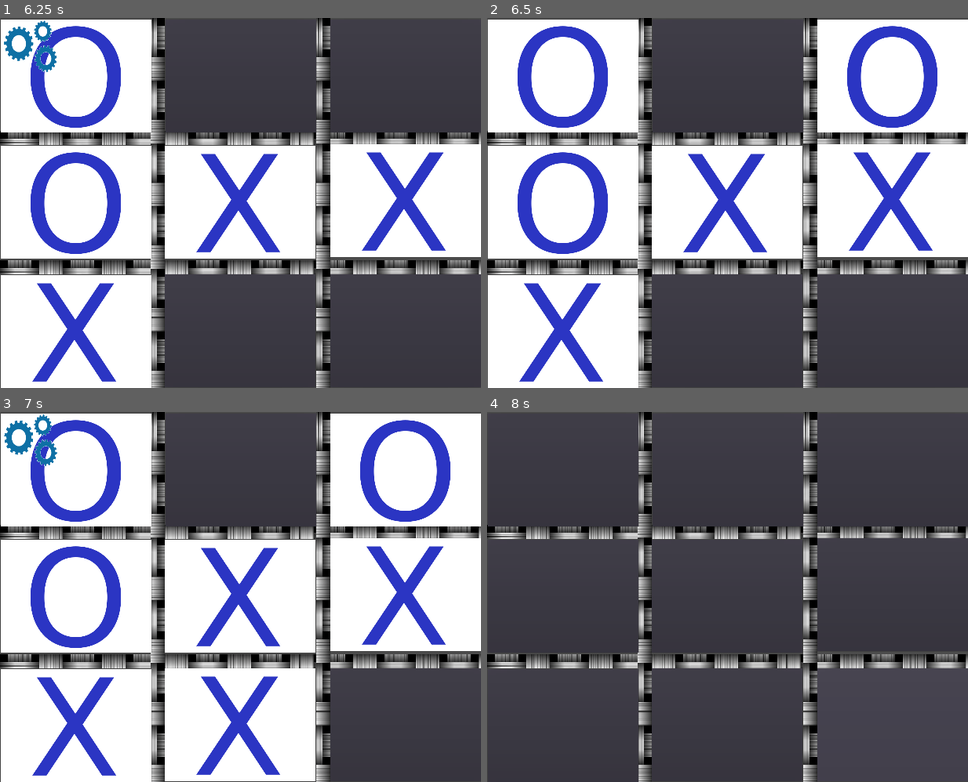
Above: before the commit, frames 1-4 (two rows, left to right).
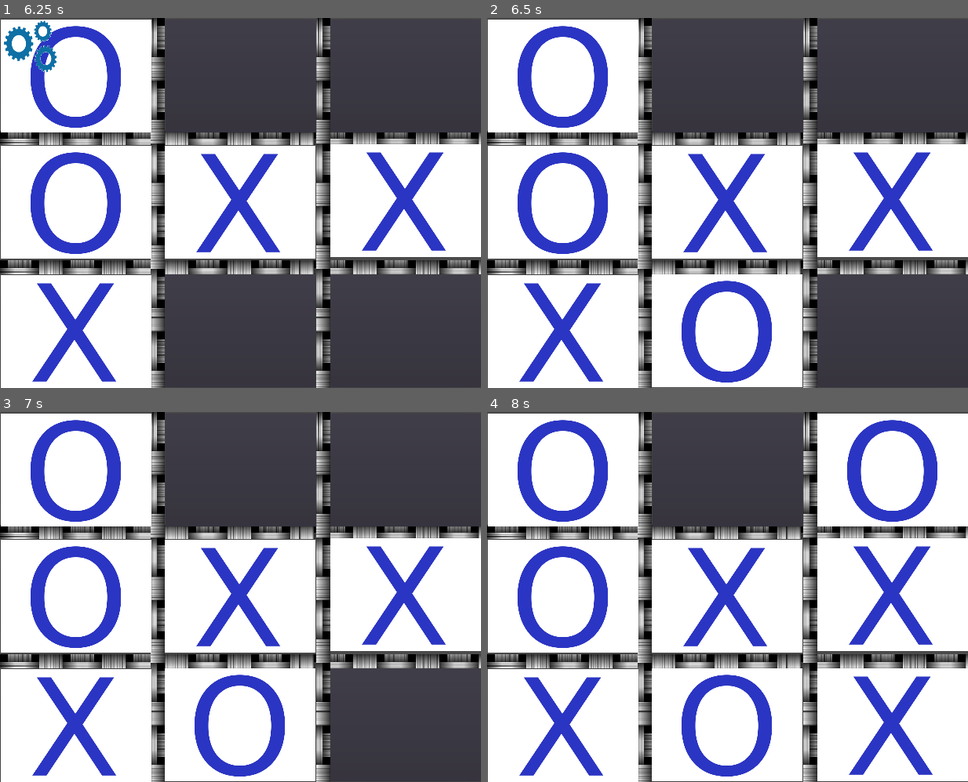
Above: after the commit, the same moments.

Repository: richardeigenmann/Godot-TicTacToe
Game: Godot game, scene res://Board.tscn
Same seed, same stepped clock (60 frames per second), same inputs: the game is played once before the commit and once after it.
Inputs (mouse positions are in pixels of both pictures, inside the frame that each line leads up to):
- Up to frame 1 (6.25 s): click (76, 77) at 0.5 s; click (240, 77) at 1.25 s; click (404, 77) at 2 s; click (76, 203) at 2.75 s; click "New Game" at 3.5 s; click (240, 203) at 4.25 s; click (404, 199) at 5 s; click (76, 332) at 5.75 s
- Up to frame 2 (6.5 s): no input
- Up to frame 3 (7 s): click (240, 726) at 6.5 s
- Up to frame 4 (8 s): click (833, 726) at 7.25 s, where only the run before the commit has a clickable "New Game"

Frame 1 is identical in both runs. In frame 2, 19% of the frame differs, in the area x 34-100%, y 0-100%; in frame 3, 13%; in frame 4, 76%, in the area x 0-100%, y 0-100%.
Error before the commit: Invalid get index '9' (on base: 'Array'). (res://Board.gd:167)

Commit message:
Finish game logic by adding Fork logic

Diff:
--- a/Board.gd
+++ b/Board.gd
@@ -54,10 +54,11 @@
 	if ! computerCanWin():
 		if ! computerMustBlock():
 			if ! computerCreatesFork():
-				if ! compterTakesCenter():
-					if ! computerTakesOppositeCorner():
-						if ! computerTakesEmptyCorner():
-							computerTakesEmptySide()
+				if ! computerMustBlockOpponentsFork():
+					if ! computerTakesCenter():
+						if ! computerTakesOppositeCorner():
+							if ! computerTakesEmptyCorner():
+								computerTakesEmptySide()
 
 	if isWinner(computerState):
 		$WinnerLabel.text = "Computer\nwins!"
@@ -87,157 +88,359 @@
 func computerCanWin():
 	for row in range(3):
 		if computerCanWinRow( row ):
+			print ("Rule 1: Win")
 			return true
 	for col in range(3):
 		if computerCanWinCol( col ):
+			print ("Rule 1: Win")
 			return true
 	return computerCanWinDiagonals()
 
 func computerCanWinRow( row ):
-	if (tiles[row*3].state == computerState) && (tiles[row*3+1].state == computerState) && (tiles[row*3+2].state == EMPTY):
+	if tiles[row*3].state == computerState && tiles[row*3+1].state == computerState && tiles[row*3+2].state == EMPTY:
 		tiles[row*3+2].setState(computerState)
 		return true
-	elif (tiles[row*3].state == computerState) && (tiles[row*3+1].state == EMPTY) && (tiles[row*3+2].state == computerState):
+	elif tiles[row*3].state == computerState && tiles[row*3+1].state == EMPTY && tiles[row*3+2].state == computerState:
 		tiles[row*3+1].setState(computerState)
 		return true
-	elif (tiles[row*3].state == EMPTY) && (tiles[row*3+1].state == computerState) && (tiles[row*3+2].state == computerState):
+	elif tiles[row*3].state == EMPTY && tiles[row*3+1].state == computerState && tiles[row*3+2].state == computerState:
 		tiles[row*3].setState(computerState)
 		return true
 	return false
 
 func computerCanWinCol( col ):
-	if (tiles[col].state == computerState) && (tiles[col+3].state == computerState) && (tiles[col+6].state == EMPTY):
+	if tiles[col].state == computerState && tiles[col+3].state == computerState && tiles[col+6].state == EMPTY:
 		tiles[col+6].setState(computerState)
 		return true
-	elif (tiles[col].state == computerState) && (tiles[col+3].state == EMPTY) && (tiles[col+6].state == computerState):
+	elif tiles[col].state == computerState && tiles[col+3].state == EMPTY && tiles[col+6].state == computerState:
 		tiles[col+3].setState(computerState)
 		return true
-	elif (tiles[col].state == EMPTY) && (tiles[col+3].state == computerState) && (tiles[col+6].state == computerState):
+	elif tiles[col].state == EMPTY && tiles[col+3].state == computerState && tiles[col+6].state == computerState:
 		tiles[col].setState(computerState)
 		return true
 
 func computerCanWinDiagonals():
-	if (tiles[0].state == computerState) && (tiles[4].state == computerState) && (tiles[8].state == EMPTY):
+	if tiles[0].state == computerState && tiles[4].state == computerState && tiles[8].state == EMPTY:
 		tiles[8].setState(computerState)
-		return true
-	elif (tiles[0].state == computerState) && (tiles[4].state == EMPTY) && (tiles[8].state == computerState):
+		print ("Rule 1: Win")
+		return true
+	elif tiles[0].state == computerState && tiles[4].state == EMPTY && tiles[8].state == computerState:
 		tiles[4].setState(computerState)
-		return true
-	elif (tiles[0].state == EMPTY) && (tiles[4].state == computerState) && (tiles[8].state == computerState):
+		print ("Rule 1: Win")
+		return true
+	elif tiles[0].state == EMPTY && tiles[4].state == computerState && tiles[8].state == computerState:
 		tiles[0].setState(computerState)
-		return true
-	if (tiles[2].state == computerState) && (tiles[4].state == computerState) && (tiles[6].state == EMPTY):
+		print ("Rule 1: Win")
+		return true
+	if tiles[2].state == computerState && tiles[4].state == computerState && tiles[6].state == EMPTY:
 		tiles[6].setState(computerState)
-		return true
-	elif (tiles[2].state == computerState) && (tiles[4].state == EMPTY) && (tiles[6].state == computerState):
+		print ("Rule 1: Win")
+		return true
+	elif tiles[2].state == computerState && tiles[4].state == EMPTY && tiles[6].state == computerState:
 		tiles[4].setState(computerState)
-		return true
-	elif (tiles[2].state == EMPTY) && (tiles[4].state == computerState) && (tiles[6].state == computerState):
+		print ("Rule 1: Win")
+		return true
+	elif tiles[2].state == EMPTY && tiles[4].state == computerState && tiles[6].state == computerState:
 		tiles[2].setState(computerState)
+		print ("Rule 1: Win")
 		return true
 
 func computerMustBlock():
 	for row in range(3):
 		if computerMustBlockRow( row ):
+			print ("Rule 2: Block opponent")
 			return true
 	for col in range(3):
 		if computerMustBlockCol( col ):
+			print ("Rule 2: Block opponent")
 			return true
 	return computerMustBlockDiagonals()
 
 func computerMustBlockRow( row ):
-	if (tiles[row*3].state == playerState) && (tiles[row*3+1].state == playerState) && (tiles[row*3+2].state == EMPTY):
+	if tiles[row*3].state == playerState && tiles[row*3+1].state == playerState && tiles[row*3+2].state == EMPTY:
 		tiles[row*3+2].setState(computerState)
 		return true
-	elif (tiles[row*3].state == playerState) && (tiles[row*3+1].state == EMPTY) && (tiles[row*3+2].state == playerState):
+	elif tiles[row*3].state == playerState && tiles[row*3+1].state == EMPTY && tiles[row*3+2].state == playerState:
 		tiles[row*3+1].setState(computerState)
 		return true
-	elif (tiles[row*3].state == EMPTY) && (tiles[row*3+1].state == playerState) && (tiles[row*3+2].state == playerState):
+	elif tiles[row*3].state == EMPTY && tiles[row*3+1].state == playerState && tiles[row*3+2].state == playerState:
 		tiles[row*3].setState(computerState)
 		return true
 	return false
 
 func computerMustBlockCol( col ):
-	if (tiles[col].state == playerState) && (tiles[col+3].state == playerState) && (tiles[col+6].state == EMPTY):
+	if tiles[col].state == playerState && tiles[col+3].state == playerState && tiles[col+6].state == EMPTY:
 		tiles[col+6].setState(computerState)
 		return true
-	elif (tiles[col].state == playerState) && (tiles[col+3].state == EMPTY) && (tiles[col+6].state == playerState):
+	elif tiles[col].state == playerState && tiles[col+3].state == EMPTY && tiles[col+6].state == playerState:
 		tiles[col+3].setState(computerState)
 		return true
-	elif (tiles[col].state == EMPTY) && (tiles[col+3].state == playerState) && (tiles[col+8].state == playerState):
+	elif tiles[col].state == EMPTY && tiles[col+3].state == playerState && tiles[col+6].state == playerState:
 		tiles[col].setState(computerState)
 		return true
 
 func computerMustBlockDiagonals():
-	if (tiles[0].state == playerState) && (tiles[4].state == playerState) && (tiles[8].state == EMPTY):
+	if tiles[0].state == playerState && tiles[4].state == playerState && tiles[8].state == EMPTY:
 		tiles[8].setState(computerState)
-		return true
-	elif (tiles[0].state == playerState) && (tiles[4].state == EMPTY) && (tiles[8].state == playerState):
+		print ("Rule 2: Block opponent")
+		return true
+	elif tiles[0].state == playerState && tiles[4].state == EMPTY && tiles[8].state == playerState:
 		tiles[4].setState(computerState)
-		return true
-	elif (tiles[0].state == EMPTY) && (tiles[4].state == playerState) && (tiles[8].state == playerState):
+		print ("Rule 2: Block opponent")
+		return true
+	elif tiles[0].state == EMPTY && tiles[4].state == playerState && tiles[8].state == playerState:
 		tiles[0].setState(computerState)
-		return true
-	if (tiles[2].state == playerState) && (tiles[4].state == playerState) && (tiles[6].state == EMPTY):
+		print ("Rule 2: Block opponent")
+		return true
+	if tiles[2].state == playerState && tiles[4].state == playerState && tiles[6].state == EMPTY:
 		tiles[6].setState(computerState)
-		return true
-	elif (tiles[2].state == playerState) && (tiles[4].state == EMPTY) && (tiles[6].state == playerState):
+		print ("Rule 2: Block opponent")
+		return true
+	elif tiles[2].state == playerState && tiles[4].state == EMPTY && tiles[6].state == playerState:
 		tiles[4].setState(computerState)
-		return true
-	elif (tiles[2].state == EMPTY) && (tiles[4].state == playerState) && (tiles[6].state == computerState):
+		print ("Rule 2: Block opponent")
+		return true
+	elif tiles[2].state == EMPTY && tiles[4].state == playerState && tiles[6].state == computerState:
 		tiles[2].setState(computerState)
+		print ("Rule 2: Block opponent")
 		return true
 
 func computerCreatesFork():
-	print ("Function computerCreatesFork needs implementation!");
-	return false
-
-func compterTakesCenter():
+	if takeFork(computerState, computerState):
+		print ("Rule 3: Fork")
+		return true
+	return false
+
+func computerMustBlockOpponentsFork():
+	if takeFork(playerState, computerState):
+		print ("Rule 4: Block Fork")
+		return true
+	return false
+
+# A Fork is defined as "If there are two intersecting rows, columns, or diagonals
+# with one of my pieces and two blanks, and the intersecting space is empty,
+# then move to the insersecting space thus creating two ways to wind on my next turn
+# from http://onlinelibrary.wiley.com/doi/10.1207/s15516709cog1704_3/epdf
+func takeFork(forkPlayer, takePlayer):
+	for row in range(3):
+		for col in range(3):
+			if takeForkRowCol(forkPlayer, takePlayer, row, col):
+				return true
+		if takeForkLeftDiagonalRow(forkPlayer, takePlayer, row):
+			return true
+		if takeForkRightDiagonalRow(forkPlayer, takePlayer, row):
+			return true
+		if takeForkLeftDiagonalColumn(forkPlayer, takePlayer, row):
+			return true
+		if takeForkRightDiagonalColumn(forkPlayer, takePlayer, row):
+			return true
+	return false
+
+func takeForkRowCol(forkPlayer, takePlayer, row, col):
+	var intersection = row*3 + col
+	var h1
+	var h2
+	var v1
+	var v2
+
+	if col == 0:
+		h1 = row * 3 + 1
+		h2 = row * 3 + 2
+	elif col == 1:
+		h1 = row * 3 + 0
+		h2 = row * 3 + 2
+	else:
+		h1 = row * 3 + 0
+		h2 = row * 3 + 1
+
+	if row == 0:
+		v1 = (row + 1) * 3 + col
+		v2 = (row + 2) * 3 + col
+	elif row == 1:
+		v1 = (row - 1) * 3 + col
+		v2 = (row + 1) * 3 + col
+	else:
+		v1 = (row -2) * 3 + col
+		v2 = (row -1) * 3 + col
+
+	return takeForkIfPossible(forkPlayer, takePlayer, intersection, h1, h2, v1, v2)
+
+
+func takeForkLeftDiagonalRow(forkPlayer, takePlayer, row):
+	var intersection = row * 3 + row
+	var h1
+	var h2
+	var v1
+	var v2
+
+	if row == 0:
+		h1 = 1
+		h2 = 2
+		v1 = 4
+		v2 = 8
+	elif row == 1:
+		h1 = 3
+		h2 = 5
+		v1 = 0
+		v2 = 8
+	else:
+		h1 = 6
+		h2 = 7
+		v1 = 0
+		v2 = 4
+
+	return takeForkIfPossible(forkPlayer, takePlayer, intersection, h1, h2, v1, v2)
+
+func takeForkRightDiagonalRow(forkPlayer, takePlayer, row):
+	var intersection = row * 3 + (3 - row)
+	var h1
+	var h2
+	var v1
+	var v2
+
+	if row == 0:
+		h1 = 0
+		h2 = 1
+		v1 = 4
+		v2 = 6
+	elif row == 1:
+		h1 = 3
+		h2 = 5
+		v1 = 2
+		v2 = 6
+	else:
+		h1 = 7
+		h2 = 8
+		v1 = 2
+		v2 = 4
+
+	return takeForkIfPossible(forkPlayer, takePlayer, intersection, h1, h2, v1, v2)
+
+func takeForkRightDiagonalColumn(forkPlayer, takePlayer, col):
+	var intersection = (2 - col) * 3 + col
+	var h1
+	var h2
+	var v1
+	var v2
+
+	if col == 0:
+		h1 = 0
+		h2 = 3
+		v1 = 2
+		v2 = 4
+	elif col == 1:
+		h1 = 1
+		h2 = 7
+		v1 = 2
+		v2 = 6
+	else:
+		h1 = 5
+		h2 = 8
+		v1 = 6
+		v2 = 4
+
+	return takeForkIfPossible(forkPlayer, takePlayer, intersection, h1, h2, v1, v2)
+
+
+func takeForkLeftDiagonalColumn(forkPlayer, takePlayer, col):
+	var intersection = col * 3 + col
+	var h1
+	var h2
+	var v1
+	var v2
+
+	if col == 0:
+		h1 = 3
+		h2 = 6
+		v1 = 4
+		v2 = 8
+	elif col == 1:
+		h1 = 1
+		h2 = 7
+		v1 = 0
+		v2 = 8
+	else:
+		h1 = 2
+		h2 = 5
+		v1 = 0
+		v2 = 4
+
+	return takeForkIfPossible(forkPlayer, takePlayer, intersection, h1, h2, v1, v2)
+
+
+# Takes the fork for the takePlayer if the intersection is EMPTY and one of
+# the two others in the row is empty and forkPlayer's and one of the tho others
+# in the vertical is EMPTY and forkPlayer's
+func takeForkIfPossible(forkPlayer, takePlayer, intersection, h1, h2, v1, v2):
+	if tiles[intersection].state == EMPTY \
+			&& ( ( tiles[h1].state == forkPlayer && tiles[h2].state == EMPTY ) \
+				|| ( tiles[h1].state == EMPTY && tiles[h2].state == forkPlayer ) ) \
+			&& ( ( tiles[v1].state == forkPlayer && tiles[v2].state == EMPTY ) \
+				|| ( tiles[v1].state == EMPTY && tiles[v2].state == forkPlayer ) ):
+		tiles[intersection].setState(takePlayer);
+		return true
+	return false
+
+
+func computerTakesCenter():
 	if tiles[4].state == EMPTY:
 		tiles[4].setState(computerState)
+		print("Rule 5: Take Center")
 		return true
 	return false
 
 func computerTakesOppositeCorner():
 	if (tiles[0].state == playerState) && (tiles[8].state == EMPTY):
 		tiles[8].setState(computerState)
+		print("Rule 6: Take opposite corner")
 		return true
 	if (tiles[2].state == playerState) && (tiles[6].state == EMPTY):
 		tiles[6].setState(computerState)
+		print("Rule 6: Take opposite corner")
 		return true
 	if (tiles[8].state == playerState) && (tiles[0].state == EMPTY):
 		tiles[0].setState(computerState)
+		print("Rule 6: Take opposite corner")
 		return true
 	if (tiles[6].state == playerState) && (tiles[2].state == EMPTY):
 		tiles[2].setState(computerState)
+		print("Rule 6: Take opposite corner")
 		return true
 
 func computerTakesEmptyCorner():
 	if tiles[0].state == EMPTY:
 		tiles[0].setState(computerState)
+		print("Rule 7: Take empty corner")
 		return true
 	if tiles[2].state == EMPTY:
 		tiles[2].setState(computerState)
+		print("Rule 7: Take empty corner")
 		return true
 	if tiles[8].state == EMPTY:
 		tiles[8].setState(computerState)
+		print("Rule 7: Take empty corner")
 		return true
 	if tiles[6].state == EMPTY:
 		tiles[6].setState(computerState)
+		print("Rule 7: Take empty corner")
 		return true
 
 func computerTakesEmptySide():
 	if tiles[1].state == EMPTY:
 		tiles[1].setState(computerState)
+		print("Rule 8: Take empty side")
 		return true
 	if tiles[3].state == EMPTY:
 		tiles[3].setState(computerState)
+		print("Rule 8: Take empty side")
 		return true
 	if tiles[5].state == EMPTY:
 		tiles[5].setState(computerState)
+		print("Rule 8: Take empty side")
 		return true
 	if tiles[7].state == EMPTY:
 		tiles[7].setState(computerState)
+		print("Rule 8: Take empty side")
 		return true
 
 func printStates():
Not shown, changed: Readme.md
